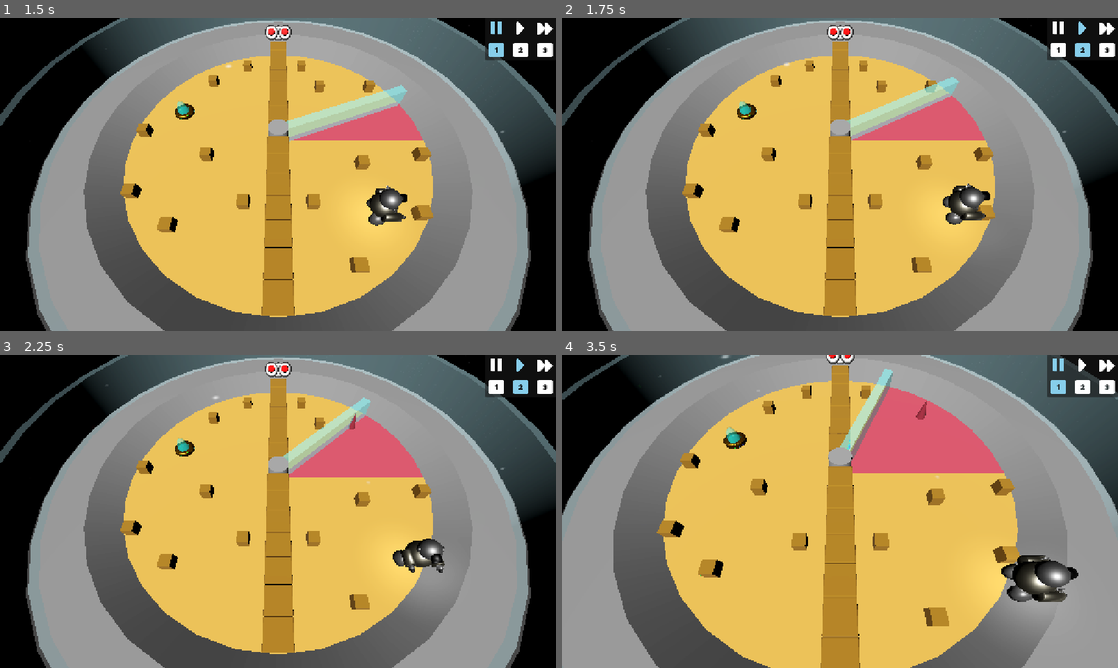
Above: before the commit, frames 1-4 (two rows, left to right).
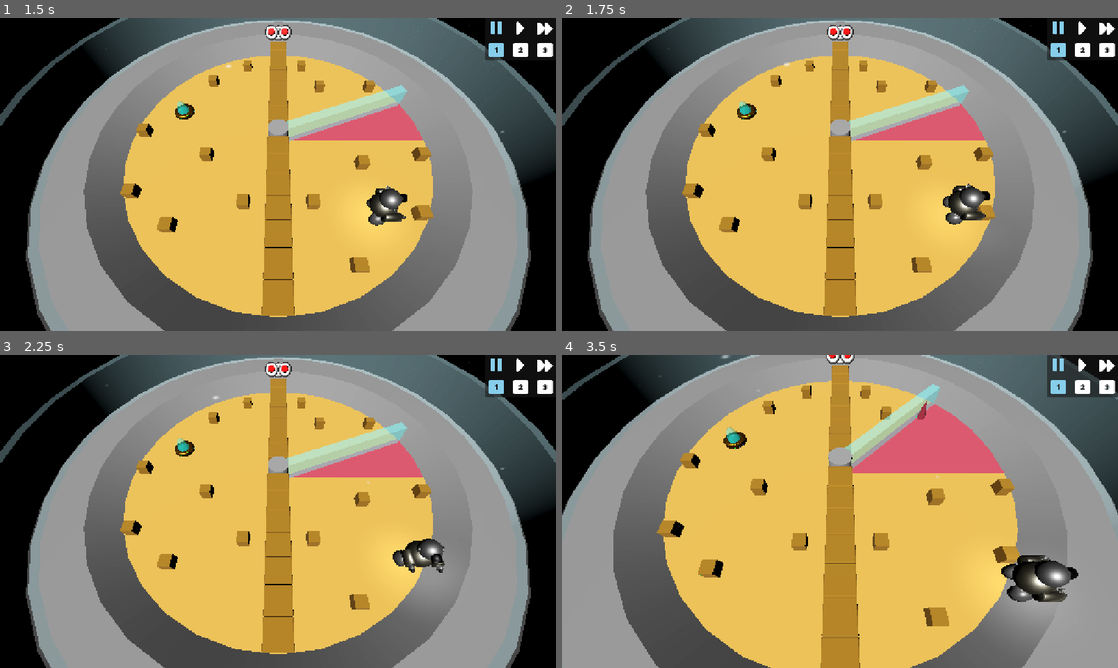
Above: after the commit, the same moments.

Repository: MisterIXI/gmtk25
Game: Godot game, scene res://scenes/main-menu/mainmenu.tscn
Same seed, same stepped clock (60 frames per second), same inputs: the game is played once before the commit and once after it.
Inputs (mouse positions are in pixels of both pictures, inside the frame that each line leads up to):
- Up to frame 1 (1.5 s): click (294, 158) at 0.52 s; tap Enter at 1.25 s; move the mouse to (400, 158) at 1.27 s; hold D (move_right) from 1.28 s (still down); tap 1 at 1.35 s
- Up to frame 2 (1.75 s): keep holding D (move_right); tap Space (jump) at 1.52 s
- Up to frame 3 (2.25 s): move the mouse to (166, 527) at 2.02 s; release D (move_right) at 2.03 s; hold S (move_down) from 2.03 s (still down); tap E (interact) at 2.1 s
- Up to frame 4 (3.5 s): tap Space (jump) at 2.27 s; tap 1 at 2.3, 3.05 s; move the mouse to (895, 442) at 2.77 s; release S (move_down) at 2.78 s; hold D (move_right) from 2.78 s (still down); tap Mouse wheel up (zoom_in) at 2.85 s

Frame 1 is identical in both runs. In frame 2, 1.8% of the frame differs, in the area x 51-95%, y 1-40%; in frame 3, 2.7%, in the area x 50-95%, y 1-40%; in frame 4, 2.2%.
Error in both runs: Invalid access to property or key 'activation_state_changed' on a base object of type 'null instance'. (res://scenes/Entities/Trigger_Door_Mechanic/trigger_doo…

Commit message:
removed space in time wiper

Diff:
--- a/scenes/wiper_mechanic/time_wiper.gd
+++ b/scenes/wiper_mechanic/time_wiper.gd
@@ -44,7 +44,7 @@
 		# discard key_up events
 		if not key.is_pressed():
 			return
-		if key.keycode == KEY_1 or key.keycode == KEY_SPACE:
+		if key.keycode == KEY_1:
 			if rotation_speed_deg == 0:
 				change_speed_to(1)
 			else:
